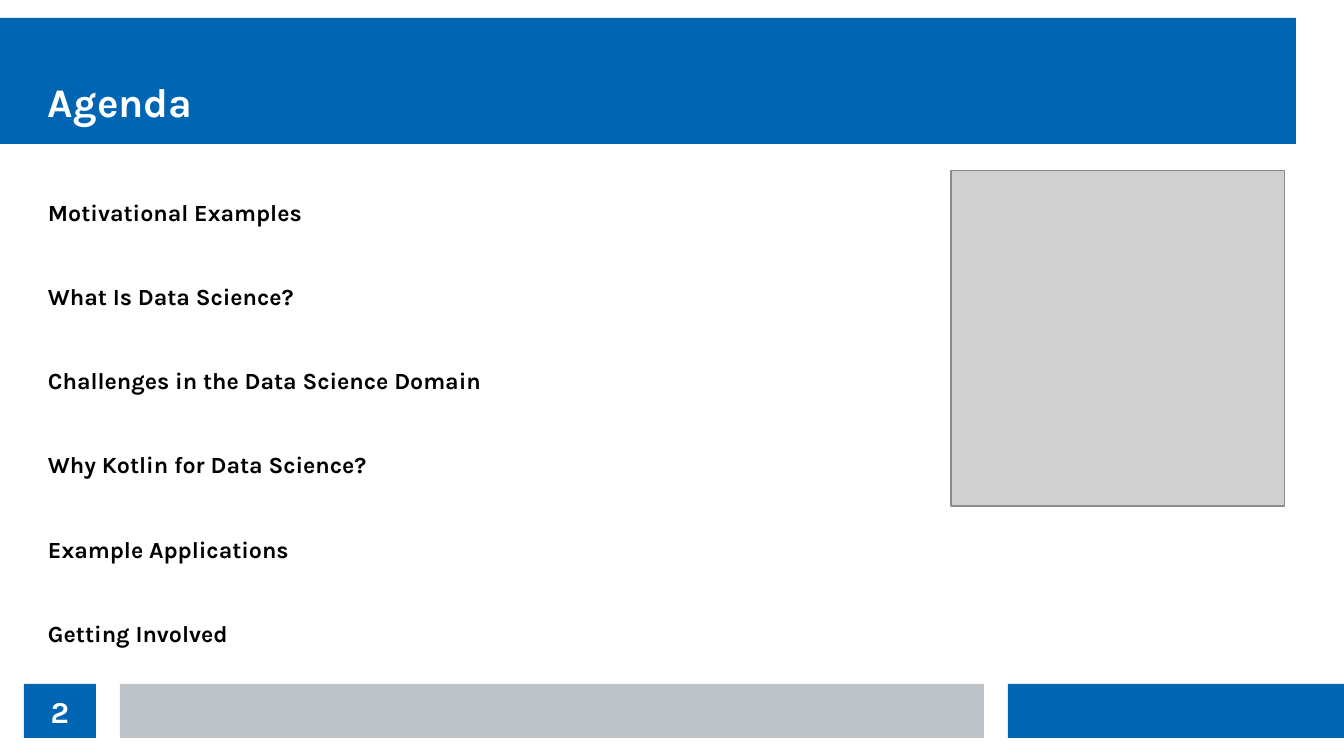
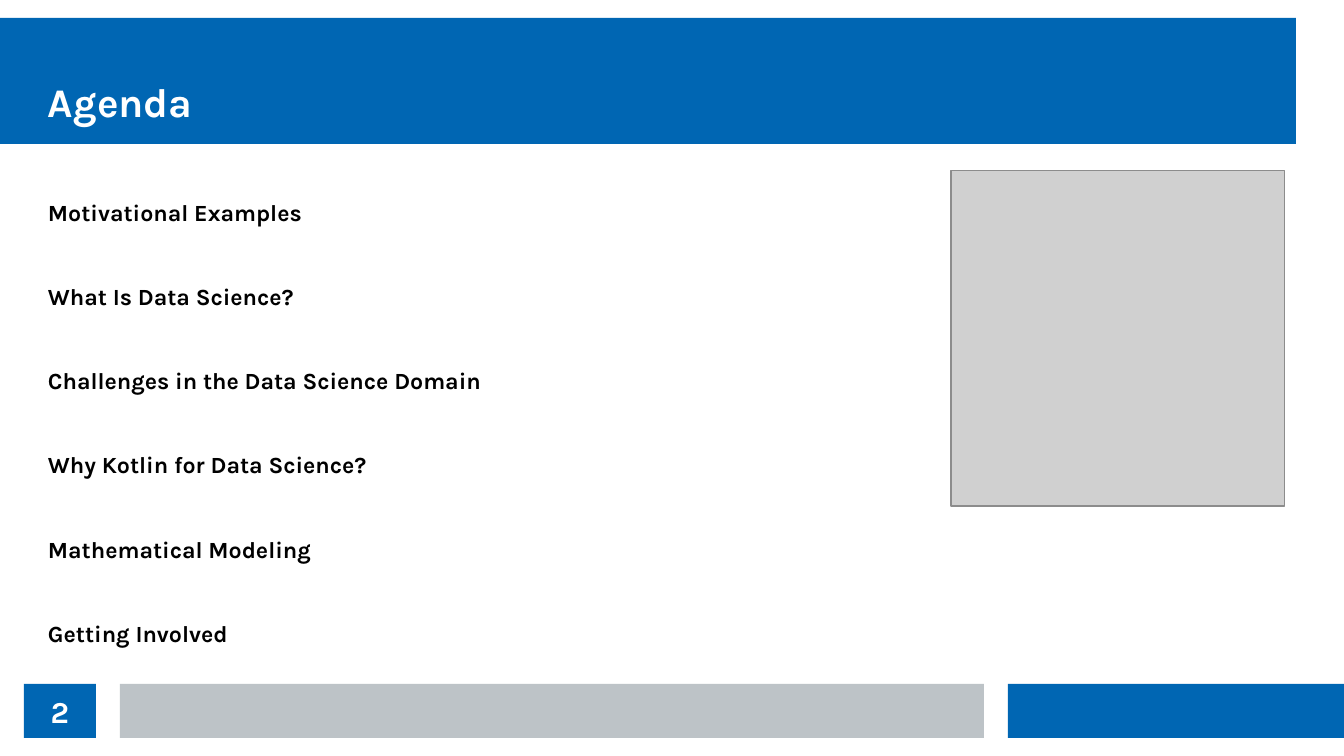
Before and after one commit to thomasnield/kotlin_data_science_talk_ChicagoJUG, a slide deck: slide 2 of kotlin_data_science_talk_chijug_slides.odp. Drawn at 1344x756 pixels with LibreOffice and Linux fonts; fonts in the diff are those of the drawing; grey boxes stand for pictures. Boxes give left, top, right and bottom in pixels: in the first picture for what was removed or moved away, otherwise in the second. Text is boxed around its words. In the diff, an @@ line names an element or a change of style, - is before the commit and + after.

```diff
--- a/kotlin_data_science_talk_chijug_slides.odp
+++ b/kotlin_data_science_talk_chijug_slides.odp
@@ text at (x1=48, y1=541, x2=310, y2=563): text changed @@
-Example Applications
+Mathematical Modeling
```
Also in this commit, not shown: 1 other slide changed, 4 slides added, 1 slide removed.
